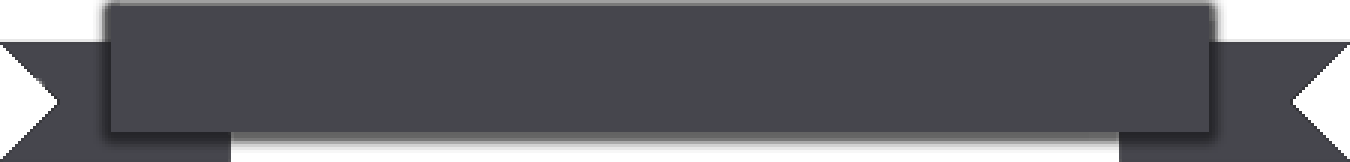
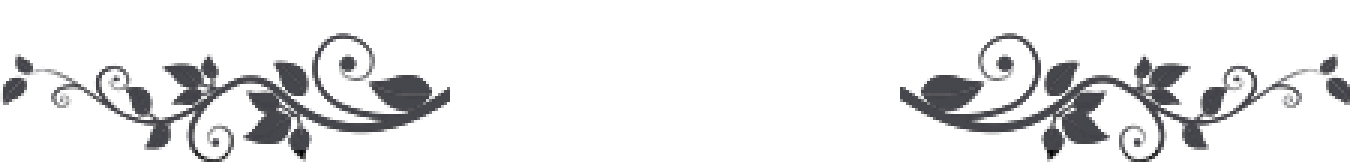
Layers edited between the first and the second 1350 x 162 image:
added layer "Слой 2" above "Слой 1" over [900, 33, 1350, 162]
added layer "Слой 1" above "Прямоугольник 2" over [0, 33, 450, 162]
hid "Прямоугольник 2" over [111, 6, 1209, 132]
hid "Прямоугольник 3 копия" over [0, 0, 1350, 162]
